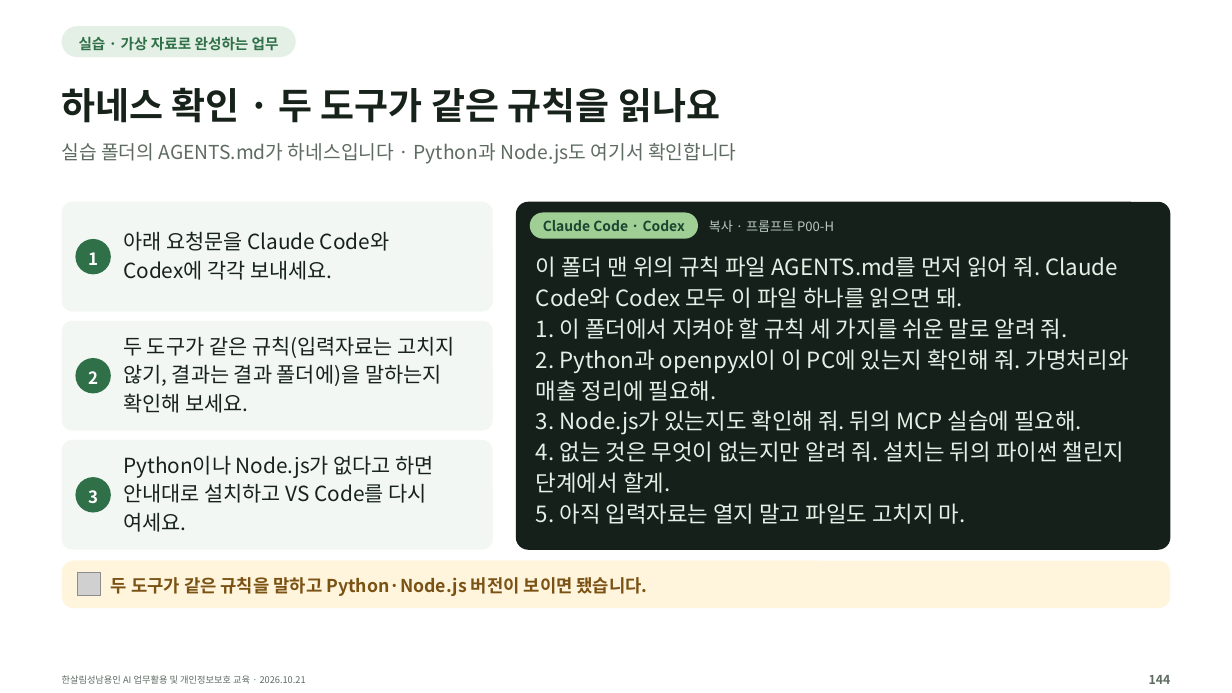
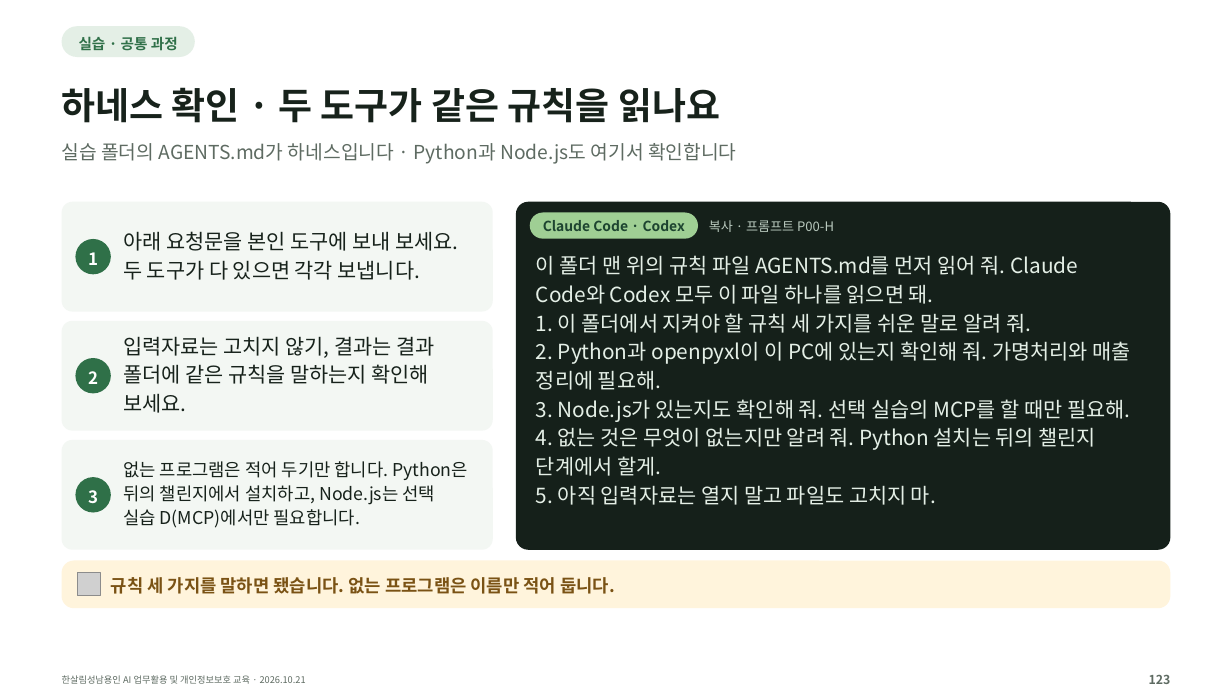
Before and after one commit to kscold/kscold-blog-version-2, a slide deck: slide 123 of apps/web/public/hansalim/files/한살림_AI교육_강의자료.pptx (slide 134 before the commit). Drawn at 1232x693 pixels with LibreOffice and Linux fonts; fonts in the diff are those of the drawing; grey boxes stand for pictures. Boxes give left, top, right and bottom in pixels: in the first picture for what was removed or moved away, otherwise in the second. Text is boxed around its words. In the diff, an @@ line names an element or a change of style, - is before the commit and + after.

Commit message:
fix(frontend): 한살림 자료를 최신 164장 자료 묶음으로 갱신함
- 강의 저장소 39f17db의 release e434be337f57ec3f(164장)로 실습 ZIP·PDF·PPT를 바꿈. 글꼴 ZIP은 그대로임
- 새 실습 ZIP에 든 실습길잡이.pdf를 폴더 그림에 넣고, 준비가 끝나면 이 문서부터 열도록 안내함(ZIP의 먼저읽기.txt와 같은 안내)
- 새 PDF는 출처 링크를 빼고 영상 링크 20개만 남겼음. 영상이 있는 5장 모두 링크가 있어 웹 슬라이드에서 그대로 눌림

```diff
--- a/apps/web/public/hansalim/files/한살림_AI교육_강의자료.pptx
+++ b/apps/web/public/hansalim/files/한살림_AI교육_강의자료.pptx
@@ rounded rectangle: place and size @@
-rounded rectangle at (62,26,296,56)
+rounded rectangle at (62,26,195,56)
@@ text at (79,36,178,51): text changed @@
-실습 · 가상 자료로 완성하는 업무
+실습 · 공통 과정
@@ text at (123,231,458,280): text changed @@
-아래 요청문을 Claude Code와
-Codex에 각각 보내세요.
+아래 요청문을 본인 도구에 보내 보세요.
+두 도구가 다 있으면 각각 보냅니다.
@@ text at (536,255,1078,505): size 17.4 to 16.2 pt in "이 폴더 맨 위의 규칙 파일 AGENTS.md를 ...", "Code와 Codex 모두 이 파일 하나를 읽으면 ...", "1. 이 폴더에서 지켜야 할 규칙 세 ...", "단계에서 할게." and 1 more places; line spacing 24pt to 22.4pt @@
@@ text at (123,336,434,413): text changed @@
-두 도구가 같은 규칙(입력자료는 고치지
-않기, 결과는 결과 폴더에)을 말하는지
-확인해 보세요.
+입력자료는 고치지 않기, 결과는 결과
+폴더에 같은 규칙을 말하는지 확인해
+보세요.
@@ text at (536,341,1130,450): text changed; size 17.4 to 16.2 pt @@
-2. Python과 openpyxl이 이 PC에 있는지 확인해 줘. 가명처리와
-매출 정리에 필요해.
-3. Node.js가 있는지도 확인해 줘. 뒤의 MCP 실습에 필요해.
-4. 없는 것은 무엇이 없는지만 알려 줘. 설치는 뒤의 파이썬 챌린지
+2. Python과 openpyxl이 이 PC에 있는지 확인해 줘. 가명처리와 매출
+정리에 필요해.
+3. Node.js가 있는지도 확인해 줘. 선택 실습의 MCP를 할 때만 필요해.
+4. 없는 것은 무엇이 없는지만 알려 줘. Python 설치는 뒤의 챌린지
@@ text at (123,461,468,528): text changed; size 16.2 to 13.8 pt @@
-Python이나 Node.js가 없다고 하면
-안내대로 설치하고 VS Code를 다시
-여세요.
+없는 프로그램은 적어 두기만 합니다. Python은
+뒤의 챌린지에서 설치하고, Node.js는 선택
+실습 D(MCP)에서만 필요합니다.
@@ text at (111,577,615,594): text changed @@
-두 도구가 같은 규칙을 말하고 Python·Node.js 버전이 보이면 됐습니다.
+규칙 세 가지를 말하면 됐습니다. 없는 프로그램은 이름만 적어 둡니다.
@@ text at (1149,674,1171,684): text changed @@
-144
+123
```
Also in this commit, not shown: 150 other slides changed, 8 slides added, 9 slides removed, 5 other files.
